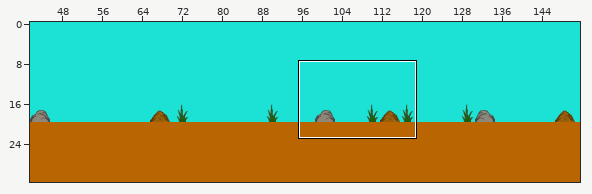
One commit to this Tiled map: assets/level_1.tmx. The first picture is a wide view before the edit; the outline marks the close-up.
Close-up. As it was:
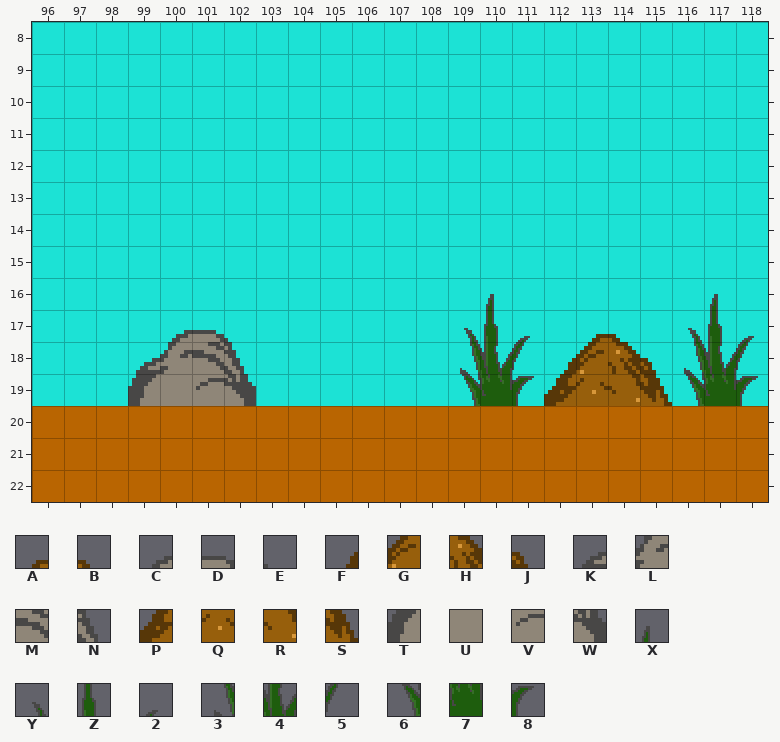
Cells are 32x32 px. Shown: x 96..118, y 8..22. The commit also changed other parts of the map, which this record leaves out.
Key: from "tileset": A 41, B 42, C 45, D 46, E 47, F 48, G 49, H 50, J 51, K 52, L 53, M 54, N 55, P 56, Q 57, R 58, S 59, T 60, U 61, V 62, W 63, X 69, Y 76, Z 77, 2 78, 3 84, 4 85, 5 86, 6 92, 7 93, 8 94.
_ is an empty cell.
Layers that did not change in this view are not listed.
Layer "obstacles" before, first column x 96:
 8 _______________________
 9 _______________________
10 _______________________
11 _______________________
12 _______________________
13 _______________________
14 _______________________
15 _______________________
16 ______________X______X_
17 ____CDE______YZ2_AB_YZ2
18 ___KLMN______345FGHJ345
19 ___TUVW______678PQRS678
20 _______________________
21 _______________________
22 _______________________
New version:
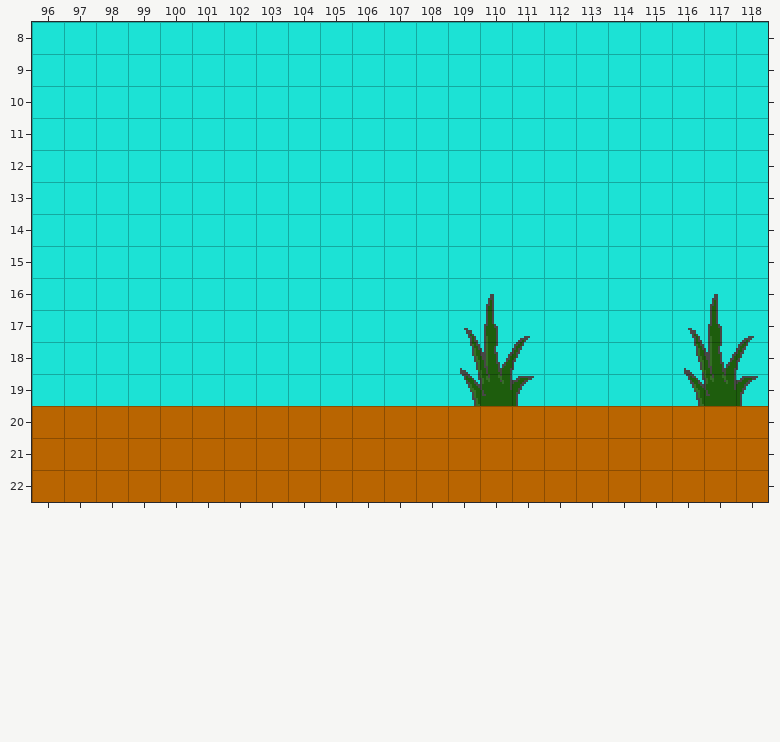
Edits made:
{"where": "layer \"obstacles\""}
{"y":17,"x":100,"old":"CDE","new":"___"}
{"y":17,"x":113,"old":"AB","new":"__"}
{"y":18,"x":99,"old":"KLMN","new":"____"}
{"y":18,"x":112,"old":"FGHJ","new":"____"}
{"y":19,"x":99,"old":"TUVW","new":"____"}
{"y":19,"x":112,"old":"PQRS","new":"____"}
